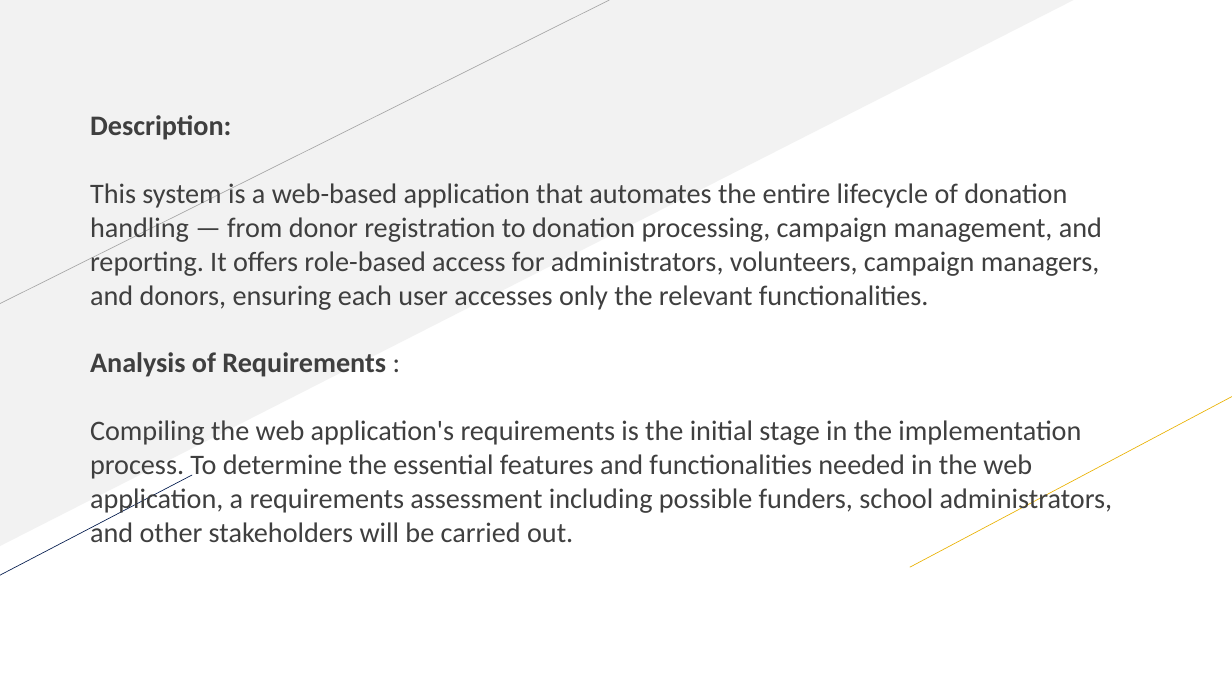
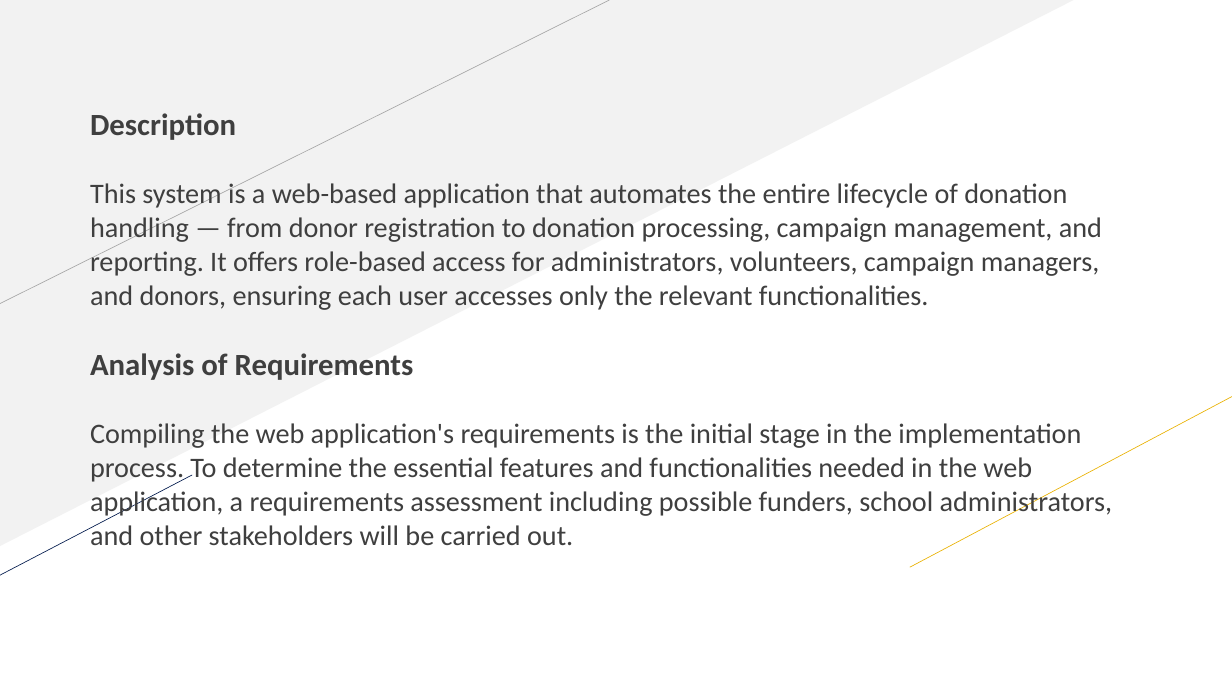
Before and after one commit to SharminAkter13/php_project, a slide deck: slide 8 of project_proposal/1288188_Sharmin_Akter.pptx. Drawn at 1232x693 pixels with LibreOffice and Linux fonts; fonts in the diff are those of the drawing. Boxes give left, top, right and bottom in pixels: in the first picture for what was removed or moved away, otherwise in the second. Text is boxed around its words. In the diff, an @@ line names an element or a change of style, - is before the commit and + after.

```diff
--- a/project_proposal/1288188_Sharmin_Akter.pptx
+++ b/project_proposal/1288188_Sharmin_Akter.pptx
@@ text at (x1=90, y1=113, x2=236, y2=140): text changed; size 22 to 24 pt @@
-Description:
+Description
@@ text at (x1=90, y1=353, x2=414, y2=380): text changed; size 22 to 24 pt @@
-Analysis of Requirements :
+Analysis of Requirements
```
Also in this commit, not shown: 15 other slides changed.
